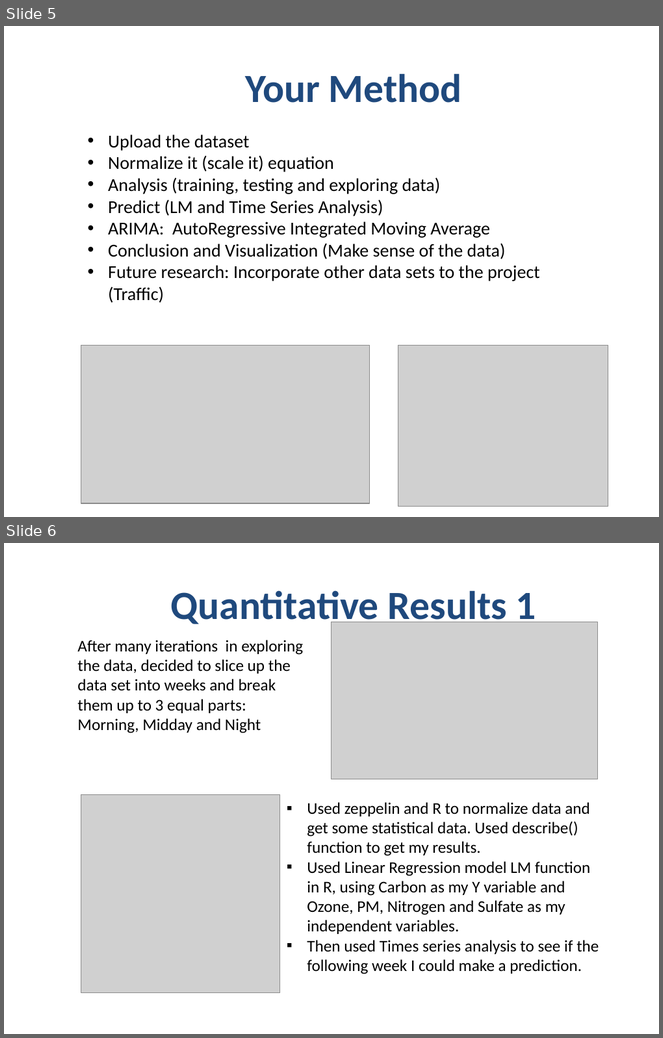
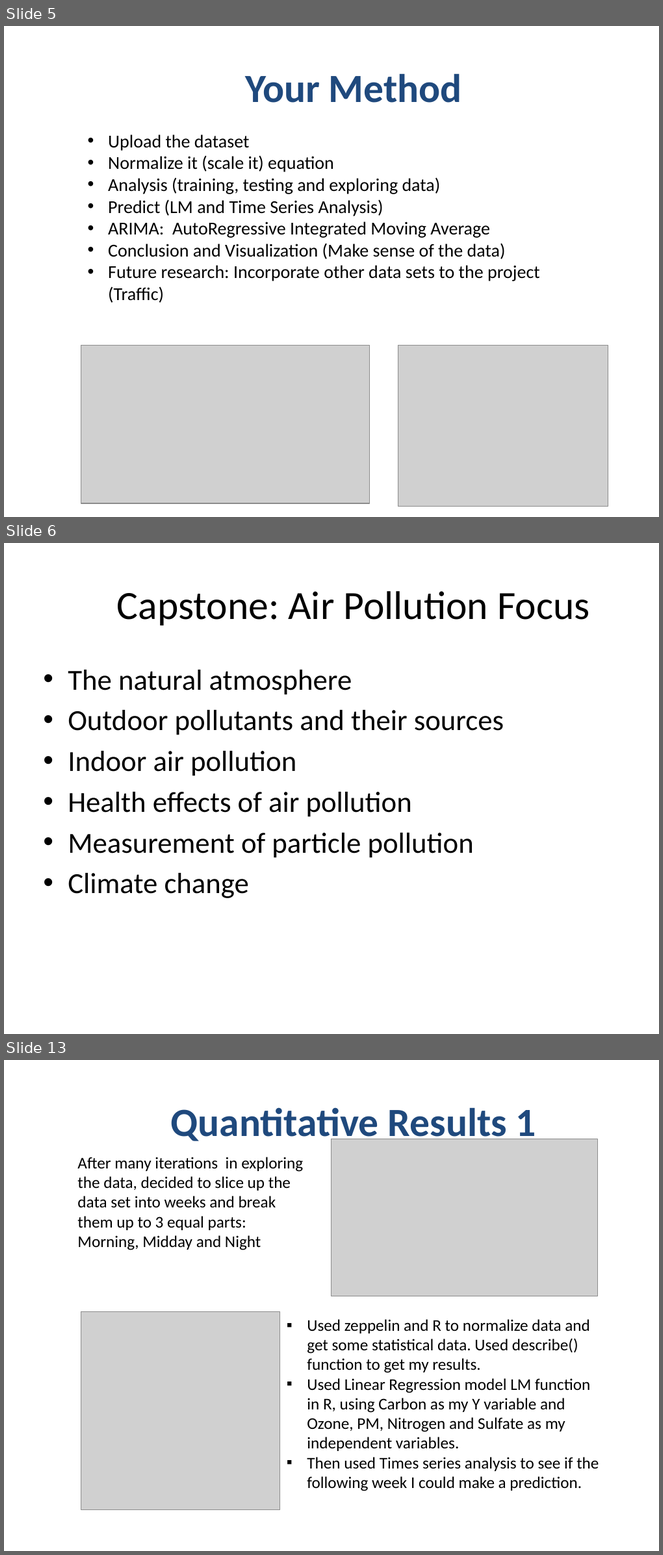
Before and after one commit to gleigh17/DS17, a slide deck: Geoffrey Leigh_CapstonePresentation.pptx. Shown one above the other, each under a label of ours: slides 5 and 6 before the commit, slides 5, 6 and 13 after it; the slides between them are not shown. The pictures are 663x1038 and 663x1555 pixels, drawn with LibreOffice and Linux fonts; fonts in the diff are those of the drawing; grey boxes stand for pictures; background and template pictures are left out. Boxes give left, top, right and bottom in pixels: in the first picture for what was removed or moved away, otherwise in the second. Text is boxed around its words. In the diff, an @@ line names an element or a change of style, - is before the commit and + after.

```diff
--- a/Geoffrey Leigh_CapstonePresentation.pptx
+++ b/Geoffrey Leigh_CapstonePresentation.pptx
@@ slide 6 added at (4, 543, 659, 1034), background #FFFFFF @@
@@ title added at (117, 591, 590, 626), 44 pt, text #000000 @@
+Capstone: Air Pollution Focus
@@ text added at (68, 670, 504, 899), 32 pt, text #000000 @@
+• The natural atmosphere
+• Outdoor pollutants and their sources
+• Indoor air pollution
+• Health effects of air pollution
+• Measurement of particle pollution
+• Climate change
@@ what was slide 6 is now slide 13 @@
```
Also in this commit, not shown: 9 other slides added.
